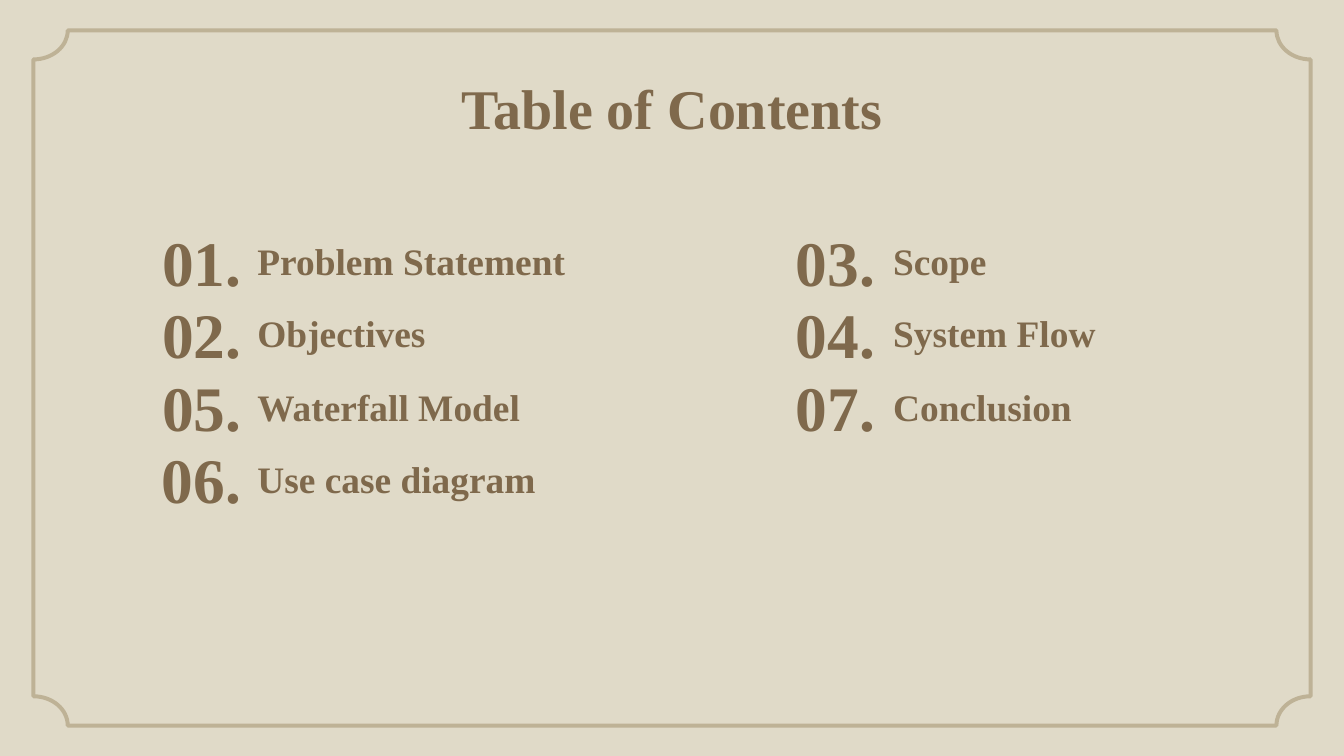
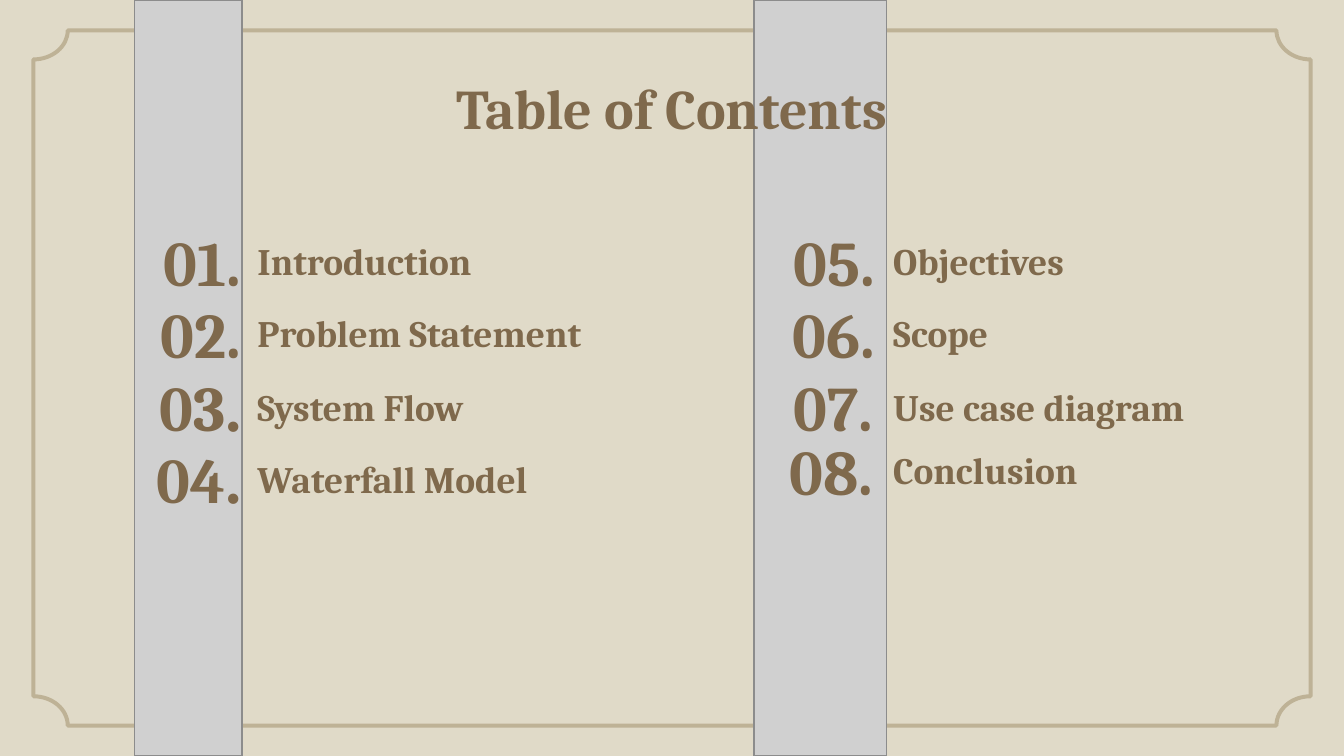
Before and after one commit to Andipstha/theFusion-Project-I, a slide deck: slide 2 of Documentation/LBMS_Presentation.pptx. Drawn at 1344x756 pixels with LibreOffice and Linux fonts; fonts in the diff are those of the drawing; grey boxes stand for pictures; background and template pictures are left out. Boxes give left, top, right and bottom in pixels: in the first picture for what was removed or moved away, otherwise in the second. Text is boxed around its words. In the diff, an @@ line names an element or a change of style, - is before the commit and + after.

Commit message:
ppt-final

```diff
--- a/Documentation/LBMS_Presentation.pptx
+++ b/Documentation/LBMS_Presentation.pptx
@@ picture added at (134,0,242,755) @@
@@ picture added at (754,0,887,755) @@
@@ title "Objectives": place and size @@
-title "Objectives" at (257,321,425,355)
+title "Objectives" at (893,249,1064,283)
@@ title added at (257,249,471,275), 20 pt, text #7F694C, bold @@
+Introduction
@@ title at (794,243,875,287): text changed; font Times New Roman to Cambria @@
-03.
+05.
@@ title "Problem Statement": place and size @@
-title "Problem Statement" at (257,249,565,276)
+title "Problem Statement" at (257,321,581,347)
@@ title at (793,315,875,359): text changed; font Times New Roman to Cambria @@
-04.
+06.
@@ title "Scope": place and size @@
-title "Scope" at (893,250,986,282)
+title "Scope" at (893,322,988,355)
@@ text at (159,388,241,432): text changed; font Times New Roman to Cambria @@
-05.
+03.
@@ font Times New Roman to Cambria in 11 elements at (164,243,241,287), (161,315,241,359), (457,78,887,142), (794,388,874,432), (893,458,1077,485), (893,322,988,355), (257,321,581,347), (257,466,527,493), (893,249,1064,283), (893,395,1185,429), (257,395,464,429) @@
@@ text "System Flow": place and size @@
-text "System Flow" at (893,321,1096,355)
+text "System Flow" at (257,395,464,429)
@@ text "Use case diagram": place and size @@
-text "Use case diagram" at (257,467,536,500)
+text "Use case diagram" at (893,395,1185,429)
@@ text at (157,445,242,517): text changed; font Times New Roman to Cambria @@
-06.
+04.
@@ text "Conclusion": place and size @@
-text "Conclusion" at (893,395,1072,422)
+text "Conclusion" at (893,458,1077,485)
@@ text "Waterfall Model": place and size @@
-text "Waterfall Model" at (257,395,520,422)
+text "Waterfall Model" at (257,466,527,493)
@@ text added at (790,452,874,496), 34 pt, text #7F694C, bold @@
+08.
```
Also in this commit, not shown: 9 other slides changed, 2 other files.
